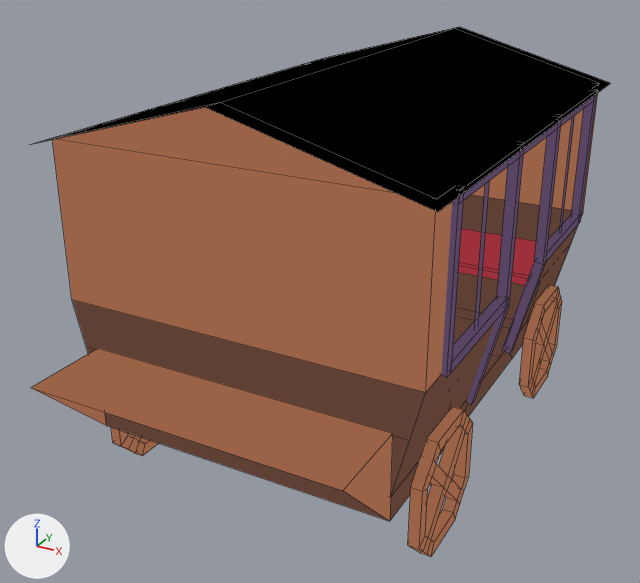
The Blender file art/passenger_carriage.blend: old version first, new version second.
Both versions are drawn from a 50 mm camera at (3.19, -6.52, 4.43) aimed at (-0.14, -0.47, 1.4). Every picture has the same lights, and +X, +Y and +Z are marked at lower left. Mesh edges are drawn as thin lines.

Names of what the first picture shows: 'carriage'.
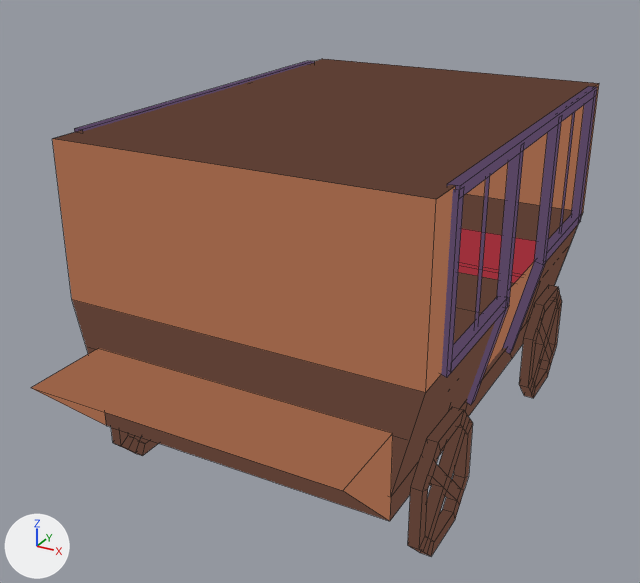
Commit message: Add passenger carriages to the game

Boxes [x1, y1, x2, y2] around the edits, measured in the pictures (640 x 583 px; the box of a moved part takes in the faces that stretch with it):
'carriage', reshaped (6% shorter)
    before: [29, 27, 610, 556]
    after: [31, 59, 599, 556]
part 1 of me_cube, deleted (black)
    before: [29, 27, 610, 212]
part 2 of me_cube, moved or reshaped
    before: [453, 308, 512, 379]
    after: [453, 262, 534, 379]
part 3 of me_cube, cut back
    before: [57, 96, 594, 204]
    after: [53, 59, 599, 199]
part 4 of me_cube, surface changed
    both: [111, 285, 562, 556]

What the commit changed:
me_cube is used by ob_carriage; location (0.0, 0.0, 0.0); rotation (0.0, 0.0, -3.142), in degrees (0, 0, -180); scale (2.0, 1.25, 0.1).
Verts and faces of me_cube; kept vertices keep their numbers, new ones are numbered from 512.
Before the commit, vertices of me_cube: 1 (0.6, -1.6, 5.8), 3 (-0.6, -1.6, 5.8), 5 (0.6, 1.6, 5.8) at pixel (106, 425), 7 (-0.6, 1.6, 5.8) at pixel (389, 521), 332 (0.6, -0.5, 5.8).
Before the commit, vertices of me_cube: 333 (0.6, 0.5, 5.8), 336 (-0.6, 0.5, 5.8), 337 (-0.6, -0.5, 5.8) at pixel (511, 359), 364 (0.7, -0.4, 16.5), 371 (0.6, -0.4, 7.5).
Before the commit, vertices of me_cube: 378 (0.7, 0.4, 16.5), 382 (0.6, 0.4, 7.5), 388 (-0.7, 0.4, 16.5), 395 (-0.6, 0.4, 7.5), 402 (-0.7, -0.4, 16.5) at pixel (534, 261).
Before the commit, vertices of me_cube: 406 (-0.6, -0.4, 7.5) at pixel (501, 350).
me_cube had 512 vertices, 392 faces and spanned x -0.8..0.8, y -1.7..2.2, z 0.0..32.9.
me_cube now has 508 vertices, 387 faces and spans x -0.7..0.8, y -1.6..2.2, z 0.0..29.0.
me_cube part 1: the loose piece of 6 vertices spanning x -0.8..0.8, y -1.7..1.7, z 28.7..32.9 is deleted.
Part 2, on me_cube:
Faces deleted: (1, 3, 337, 332), (5, 333, 336, 7), (332, 337, 336, 333).
New vertex 512 is at (0.6, -0.9, 7.8).
New vertex 513 is at (0.6, 0.9, 7.8).
New vertex 514 is at (-0.6, 0.9, 7.8).
New vertex 515 is at (-0.6, -0.9, 7.8), pixel (527, 321).
New faces: (512, 515, 514, 513), (364, 371, 382, 378), (388, 395, 406, 402).
Part 3, on me_cube:
2 vertices are removed from x 0.0, y -1.6..1.6, z 32.9.
4 faces are deleted.
16 vertices in x -0.7..0.7, y -1.4..1.4, z 27.9..28.7 move by (0.0, 0.0, 0.3).
1 new face joins them.
me_cube part 4: 284 kept faces spanning x -0.7..0.7, y -1.4..1.4, z 0.0..10.0 get new texture (UV) coordinates.
